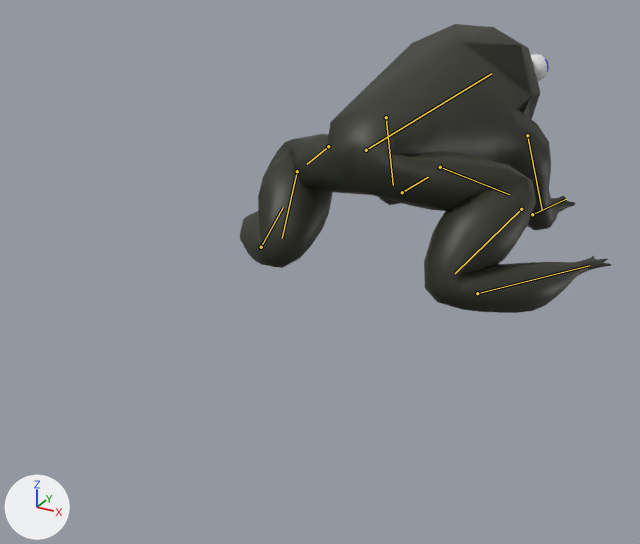
An edit to the Blender file Arte/SAPOCONPATAS.blend, drawn before and after from the same camera.
Rendered twice from a 50 mm lens placed at (1.71, -5.23, 2.52), pointed at (-0.28, -1.61, 0.71). Every picture has the same lights, and +X, +Y and +Z are marked at lower left. The bones that bend it are drawn over the model as lines.

Names of what the first picture shows: 'Sapo'.
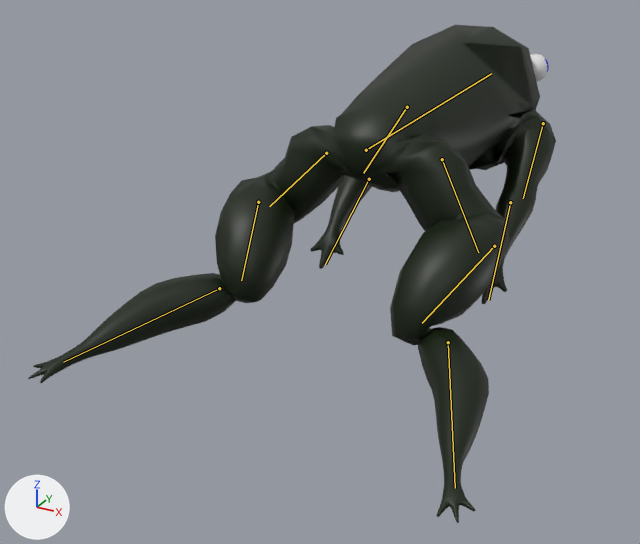
The newer file adds an action. The first version stands in its rest pose; the second is drawn at frame 30 of the action 'ArmatureAction'.

The edits, one by one:
Bone 'Bone.001' (bone_bone_001) moves from (0.0, 0.0, 0.0) to (0.141, 0.249, 0.462).
Bone 'Bone.001' (bone_bone_001) turns from (0, 0, 0) to (-82, 18, 9) degrees about its own x, y and z.
Bone 'Bone.002' (bone_bone_002) turns from (0, 0, 0) to (-45, 6, 3) degrees about its own x, y and z.
Bone 'Bone.003' (bone_bone_003) moves from (0.0, 0.0, 0.0) to (-0.017, 0.001, -0.063).
Bone 'Bone.003' (bone_bone_003) turns from (0, 0, 0) to (-64, 47, -12) degrees about its own x, y and z.
Bone 'Bone.004' (bone_bone_004) turns from (0, 0, 0) to (62, 39, -19) degrees about its own x, y and z.
Bone 'Bone.005' (bone_bone_005) moves from (0.0, 0.0, 0.0) to (-0.011, -0.025, 0.001).
Bone 'Bone.005' (bone_bone_005) turns from (0, 0, 0) to (-166, -5, -47) degrees about its own x, y and z.
Bone 'Bone.006' (bone_bone_006) moves from (0.0, 0.0, 0.0) to (0.093, 0.249, 0.474).
Bone 'Bone.006' (bone_bone_006) turns from (0, 0, 0) to (-82, 7, 19) degrees about its own x, y and z.
Bone 'Bone.007' (bone_bone_007) turns from (0, 0, 0) to (-45, -2, 6) degrees about its own x, y and z.
Bone 'Bone.008' (bone_bone_008) moves from (0.0, 0.0, 0.0) to (0.02, 0.007, 0.061).
Bone 'Bone.008' (bone_bone_008) turns from (0, 0, 0) to (-69, -19, 40) degrees about its own x, y and z.
Bone 'Bone.009' (bone_bone_009) turns from (0, 0, 0) to (68, 0, -42) degrees about its own x, y and z.
Bone 'Bone.010' (bone_bone_010) moves from (0.0, 0.0, 0.0) to (-0.011, 0.025, -0.003).
Bone 'Bone.010' (bone_bone_010) turns from (0, 0, 0) to (-174, -14, 46) degrees about its own x, y and z.

Where the change shows, as pixel boxes [x1, y1, x2, y2] in the pictures (640 x 544 px):
'Sapo', posed (42% wider, 72% taller)
    before: [240, 24, 611, 313]
    after: [28, 25, 556, 523]
bone 'Bone.001', root to tip
    before: (386, 117) to (393, 185)
    after: (407, 107) to (363, 173)
bone 'Bone.002', root to tip
    before: (402, 192) to (428, 177)
    after: (369, 179) to (325, 264)
bone 'Bone.003', root to tip
    before: (328, 146) to (307, 164)
    after: (326, 153) to (269, 206)
bone 'Bone.004', root to tip
    before: (297, 171) to (282, 238)
    after: (258, 202) to (241, 280)
bone 'Bone.005', root to tip
    before: (261, 247) to (283, 207)
    after: (219, 288) to (63, 362)
bone 'Bone.006', root to tip
    before: (527, 135) to (542, 210)
    after: (543, 123) to (523, 198)
bone 'Bone.007', root to tip
    before: (532, 214) to (566, 199)
    after: (510, 202) to (488, 300)
bone 'Bone.008', root to tip
    before: (440, 167) to (509, 194)
    after: (442, 159) to (478, 252)
bone 'Bone.009', root to tip
    before: (521, 209) to (455, 273)
    after: (494, 246) to (422, 323)
bone 'Bone.010', root to tip
    before: (477, 293) to (589, 265)
    after: (448, 342) to (455, 488)
